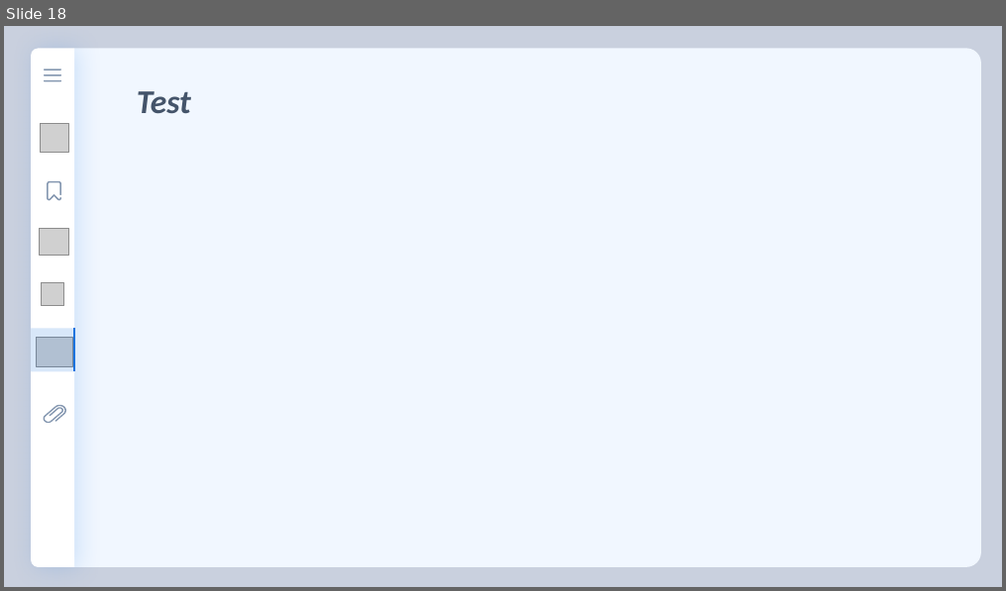
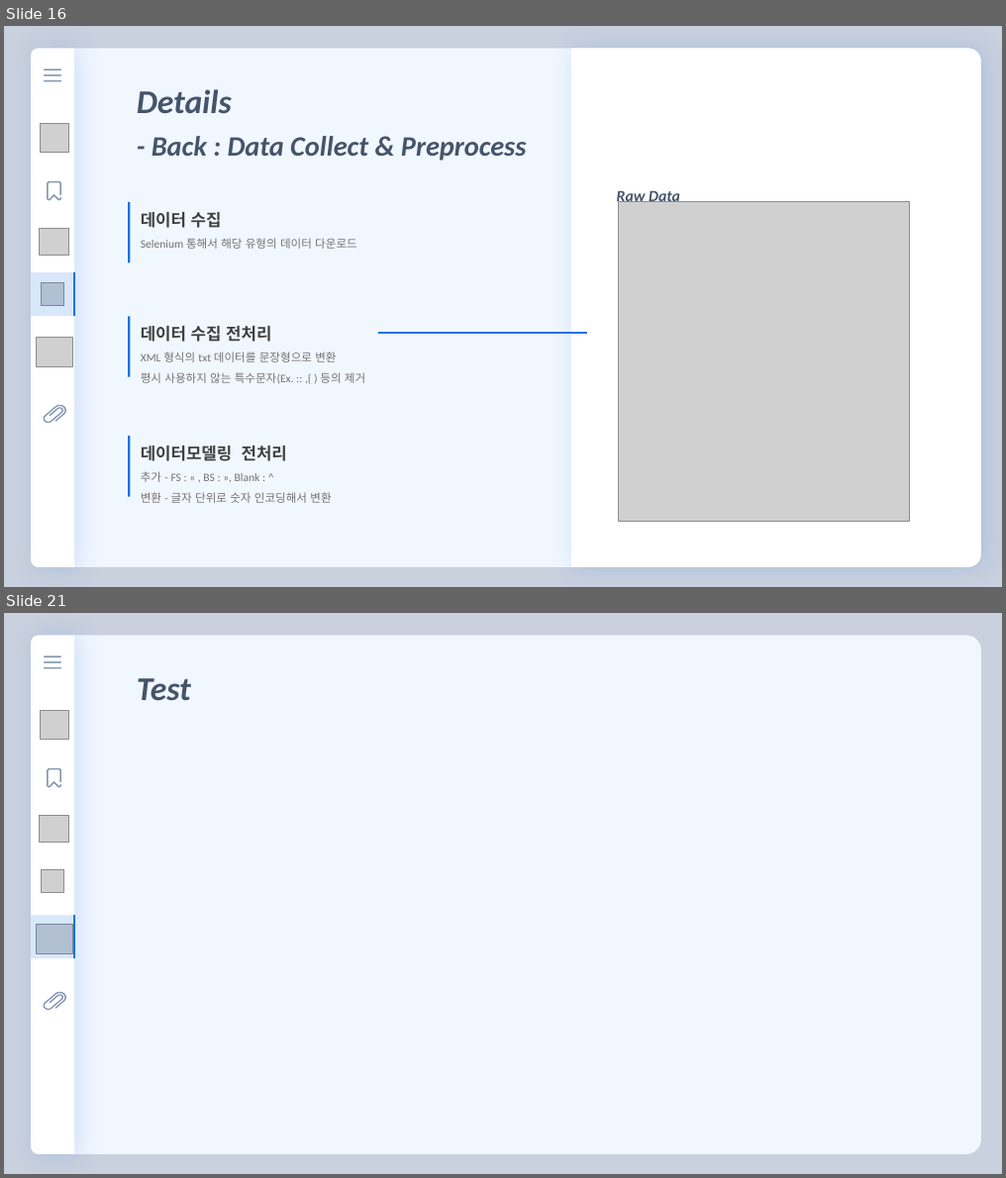
Before and after one commit to florentious/AutoGenerating_VariableName, a slide deck: Text/Presentation/presentation_ver0_3.pptm. Shown one above the other, each under a label of ours: slide 18 before the commit, slides 16 and 21 after it; the slides between them are not shown. The pictures are 1006x591 and 1006x1178 pixels, drawn with LibreOffice and Linux fonts; fonts in the diff are those of the drawing; grey boxes stand for pictures. Boxes give left, top, right and bottom in pixels: in the first picture for what was removed or moved away, otherwise in the second. Text is boxed around its words. In the diff, an @@ line names an element or a change of style, - is before the commit and + after.

```diff
--- a/Text/Presentation/presentation_ver0_3.pptm
+++ b/Text/Presentation/presentation_ver0_3.pptm
@@ slide 16 added at box(4, 26, 1002, 587), background #C9D0DE @@
@@ round same rect added at box(74, 49, 982, 568), fill #F1F7FF @@
@@ round same rect added at box(571, 49, 982, 568), fill #FFFFFF @@
@@ text added at box(137, 89, 232, 114), 32 pt, text #44546A, bold, italic @@
+Details
@@ text added at box(152, 136, 527, 161), 27 pt, text #44546A, bold, italic @@
+- Back : Data Collect & Preprocess
@@ line added from (129, 202) to (129, 263), #1A73DE 2.25 pt @@
@@ text added at box(617, 187, 680, 205), 15 pt, text #44546A, bold, italic @@
+Raw Data
@@ picture added at box(619, 202, 909, 521) @@
@@ text added at box(141, 212, 357, 249), 11 pt, text #767171 @@
+데이터 수집
+Selenium 통해서 해당 유형의 데이터 다운로드
@@ table added at box(31, 273, 74, 316), 1 rows, 1 columns @@
+
@@ line added from (129, 316) to (129, 377), #1A73DE 2.25 pt @@
@@ group added at box(31, 48, 74, 568): 4 pictures, 3 rounded rectangles, 2 freeform shapes, 1 round same rect @@
@@ text added at box(141, 326, 365, 383), 11 pt, text #767171 @@
+데이터 수집 전처리
+XML 형식의 txt 데이터를 문장형으로 변환
+평시 사용하지 않는 특수문자(Ex. :: ,{ ) 등의 제거
@@ line added from (378, 333) to (587, 333), #1A73DE 2 pt @@
@@ line added from (129, 436) to (129, 497), #1A73DE 2.25 pt @@
@@ text added at box(141, 446, 331, 503), 11 pt, text #767171 @@
+데이터모델링 전처리
+추가 - FS : « , BS : », Blank : ^
+변환 - 글자 단위로 숫자 인코딩해서 변환
@@ what was slide 18 is now slide 21 @@
```
Also in this commit, not shown: 14 slides changed, 4 other slides added, 3 slides removed, 2 other files.
